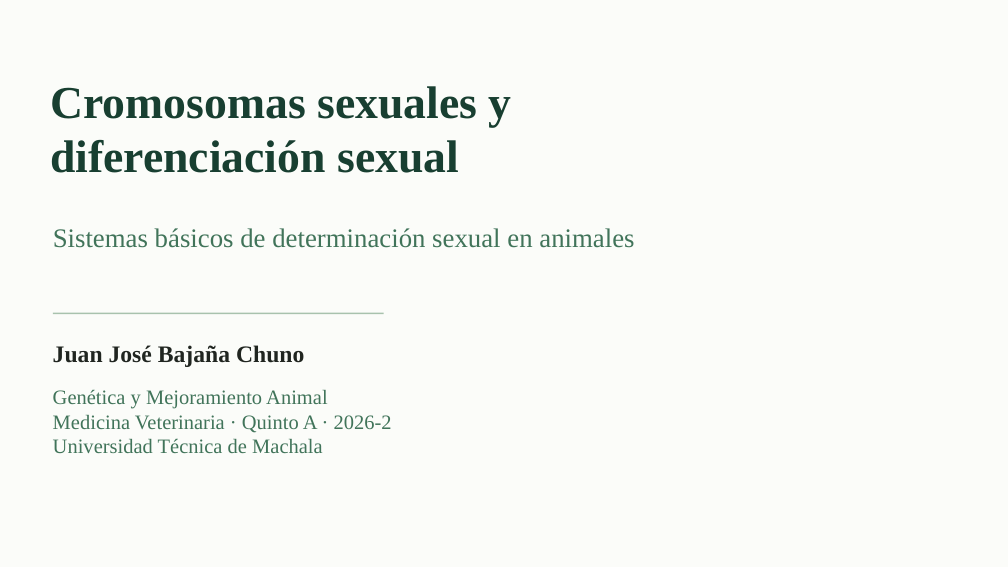
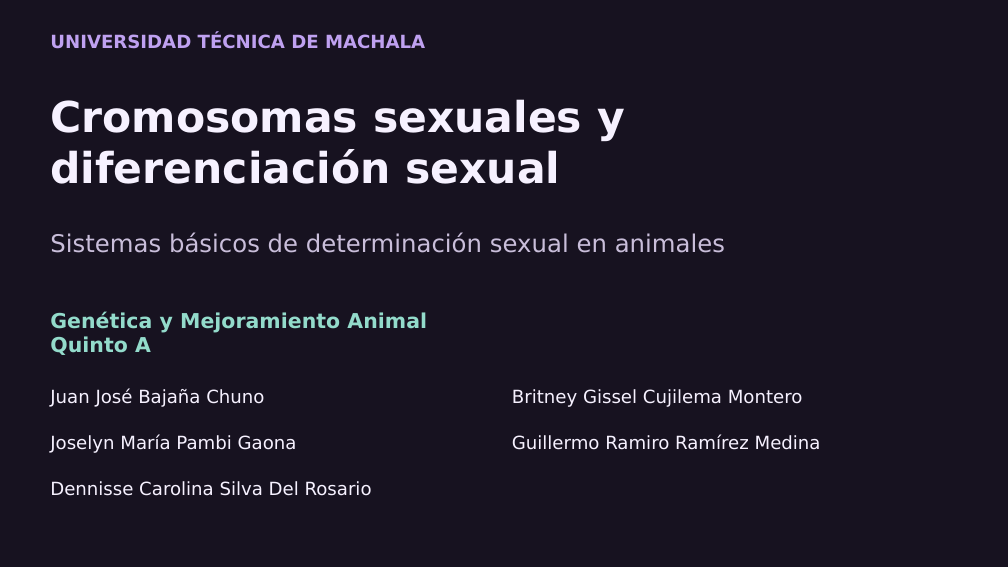
Before and after one commit to elranchodejuan-jo/juan.bajana, a slide deck: slide 1 of exposiciones/assets/descargas/presentacion-determinacion-sexual-animal.pptx. Drawn at 1008x567 pixels with LibreOffice and Linux fonts; fonts in the diff are those of the drawing. Boxes give left, top, right and bottom in pixels: in the first picture for what was removed or moved away, otherwise in the second. Text is boxed around its words. In the diff, an @@ line names an element or a change of style, - is before the commit and + after.

Commit message:
Actualiza Genética del Grupo 4 y renueva informe y presentación

```diff
--- a/exposiciones/assets/descargas/presentacion-determinacion-sexual-animal.pptx
+++ b/exposiciones/assets/descargas/presentacion-determinacion-sexual-animal.pptx
@@ background #FBFCF9 to #171220 @@
@@ text added at bbox=[50, 33, 425, 49], 17.2 pt, text #BFA1F0, bold @@
+UNIVERSIDAD TÉCNICA DE MACHALA
@@ text "Cromosomas sexuales y": place and size @@
-text "Cromosomas sexuales y" at bbox=[50, 86, 511, 173]
+text "Cromosomas sexuales y" at bbox=[50, 99, 625, 184]
@@ text "Cromosomas sexuales y" at bbox=[50, 99, 625, 184]: size 43.5 to 40.5 pt, font Times New Roman to DejaVu Sans, text colour #183F31 to #F6F1FF @@
@@ text "Sistemas básicos de determinación sexual ..." at bbox=[50, 232, 725, 253]: size 25.5 to 23.2 pt, font Times New Roman to DejaVu Sans, text colour #41745A to #C9BEDA @@
@@ text at bbox=[50, 311, 427, 333]: font Times New Roman to DejaVu Sans, text colour #41745A to #93DBCB, bold on in "Genética y Mejoramiento Animal" @@
@@ text "Genética y Mejoramiento Animal": place and size @@
-text "Genética y Mejoramiento Animal" at bbox=[53, 389, 392, 453]
+text "Genética y Mejoramiento Animal" at bbox=[50, 311, 427, 355]
@@ rectangle removed at bbox=[53, 313, 384, 315] @@
@@ text at bbox=[50, 336, 151, 355]: text changed; font Times New Roman to DejaVu Sans; text colour #41745A to #93DBCB; bold on @@
-Medicina Veterinaria · Quinto A · 2026-2
-Universidad Técnica de Machala
+Quinto A
@@ text "Juan José Bajaña Chuno": place and size @@
-text "Juan José Bajaña Chuno" at bbox=[53, 345, 304, 367]
+text "Juan José Bajaña Chuno" at bbox=[50, 389, 264, 407]
@@ text "Juan José Bajaña Chuno" at bbox=[50, 389, 264, 407]: size 22.5 to 17.2 pt, font Times New Roman to DejaVu Sans, text colour #202520 to #F6F1FF, bold off @@
@@ text added at bbox=[512, 389, 803, 407], 17.2 pt, text #F6F1FF @@
+Britney Gissel Cujilema Montero
@@ text added at bbox=[50, 435, 297, 453], 17.2 pt, text #F6F1FF @@
+Joselyn María Pambi Gaona
@@ text added at bbox=[512, 435, 821, 450], 17.2 pt, text #F6F1FF @@
+Guillermo Ramiro Ramírez Medina
@@ text added at bbox=[50, 481, 372, 496], 17.2 pt, text #F6F1FF @@
+Dennisse Carolina Silva Del Rosario
```
Also in this commit, not shown: 3 other slides changed, 12 slides added, 16 slides removed, 22 other files.
